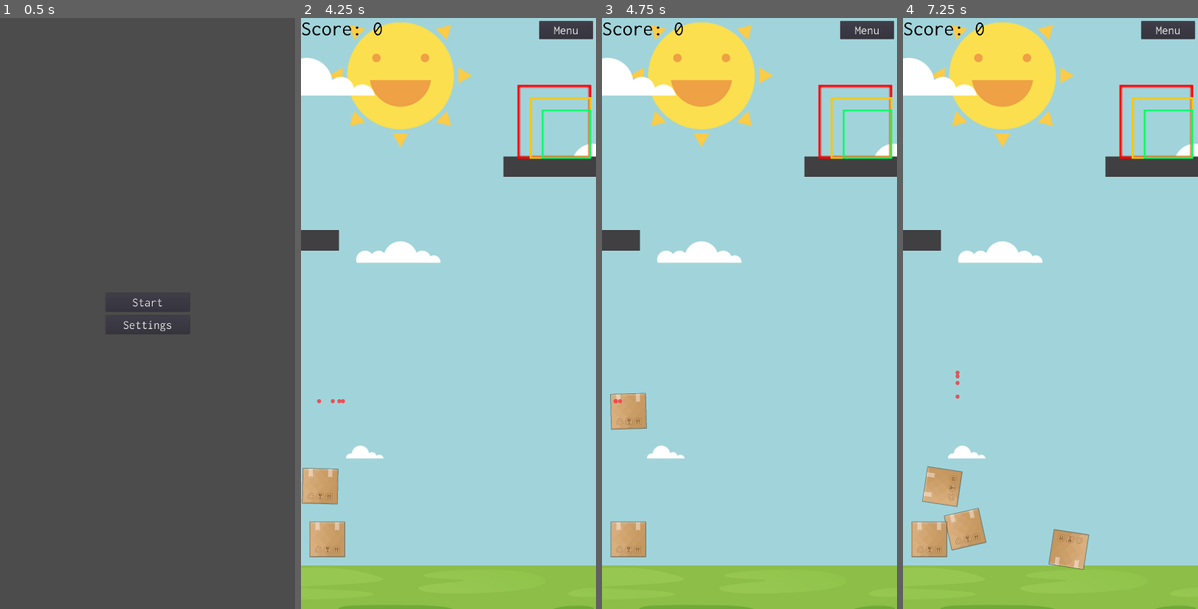
Above: before the commit, frames 1-4 (left to right).
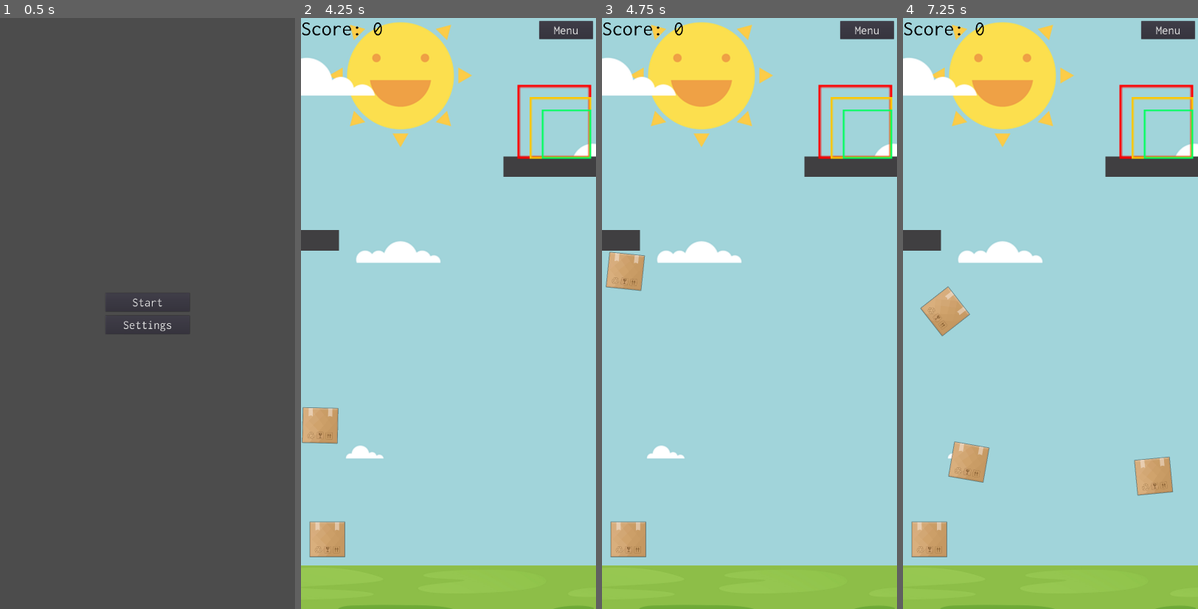
Above: after the commit, the same moments.

Repository: yakoup46/mygame
Game: Godot game, scene res://UI.tscn
The game is run twice, just before and just after one commit, with the same random seed, the same clock (stepped at 60 frames per second) and the same inputs.
Inputs (mouse positions are in pixels of both pictures, inside the frame that each line leads up to):
- Up to frame 1 (0.5 s): no input
- Up to frame 2 (4.25 s): click "Start" at 0.5 s; click "Menu" at 1.25 s; click "Reset" at 2 s; tap Enter at 2.75 s; move the mouse to (513, 283) at 2.77 s; click (513, 283) at 2.92 s; drag from (389, 343) to (327, 538) at 3.52 s
- Up to frame 3 (4.75 s): move the mouse to (779, 183) at 4.27 s; click (779, 183) at 4.42 s
- Up to frame 4 (7.25 s): drag from (1035, 431) to (1156, 124) at 5.02 s; move the mouse to (1139, 402) at 5.77 s; click (1139, 402) at 5.92 s; drag from (962, 224) to (1162, 130) at 6.52 s

Frame 1 is identical in both runs. In frame 2, 1.5% of the frame differs, in the area x 0-15%, y 64-83%; in frame 3, 1.5%; in frame 4, 4.5%, in the area x 5-92%, y 45-94%.

Commit message:
more stuff

Diff:
--- a/Box/RigidBody2D.gd
+++ b/Box/RigidBody2D.gd
@@ -27,7 +27,7 @@
 			#var extra = 2000 + ((1 - (window.x/float(1440))) * 2000)
 			#print(extra)
 
-				apply_central_impulse(Vector2(dir.x, -sqrt(abs(dir.y*(2000)))))
+				apply_central_impulse(Vector2(dir.x, -sqrt(abs(dir.y*(8000)))))
 				angular_velocity = dir.normalized().x
 
 func _physics_process(delta):
--- a/Game.gd
+++ b/Game.gd
@@ -39,8 +39,12 @@
 		if inYellow:
 			score = 2
 
+		print(inGreen)
+
 		if inGreen:
 			score = 3
+			$LandingZone.get_node("Green").visible = false
+			$Playground.visible = true
 
 		$Score.text = str("Score: ", score)
 
--- a/Game.tscn
+++ b/Game.tscn
@@ -74,5 +74,6 @@
 text = "Score: 3"
 
 [node name="Playground" parent="." instance=ExtResource( 9 )]
-position = Vector2( 33.127, 833.696 )
+visible = false
+position = Vector2( 1176.9, 445.453 )
 z_index = 1
--- a/Playground.gd
+++ b/Playground.gd
@@ -8,16 +8,13 @@
 var startTime
 var change
 
-var spriteDone = false
-var sprite2Done = false
-
 var spritesDone = 0
 
 var positions = [
-	Vector2(200, 0),
-	Vector2(0, 200),
-	Vector2(-200, 0),
-	Vector2(0, -200)
+	Vector2(225, 0),
+	Vector2(0, 225),
+	Vector2(-225, 0),
+	Vector2(0, -225)
 ]
 
 var atPos = 0
@@ -28,10 +25,13 @@
 
 func _ready():
 	for d in number_of_dots:
-		var node = TweenNode.new(texture, position)
+		var node = TweenNode.new(texture, global_position - position)
+
+		print(global_position)
 
 		dots.append(node)
 		add_child(node.sprite)
+		print(node.sprite.global_position)
 
 	set_state()
 
@@ -39,7 +39,7 @@
 	for i in range(0, dots.size()):
 		var dot = dots[i]
 
-		tween(dot, 250 * (i + 1), funcref(self, "easeOut"), funcref(self, "progress"), funcref(self, "complete"))
+		tween(dot, 1 + (i * 50), funcref(self, "easeOut"), funcref(self, "progress"), funcref(self, "complete"))
 
 
 func easeOut(t, b, c, d):
--- a/Playground.tscn
+++ b/Playground.tscn
@@ -1,9 +1,9 @@
 [gd_scene load_steps=3 format=2]
 
 [ext_resource path="res://Playground.gd" type="Script" id=1]
-[ext_resource path="res://red_circle.png" type="Texture" id=2]
+[ext_resource path="res://green.png" type="Texture" id=2]
 
 [node name="Playground" type="Node2D"]
 script = ExtResource( 1 )
 texture = ExtResource( 2 )
-number_of_dots = 4
+number_of_dots = 8
Binary file added: green.png
Not shown, added: green.png.import
Binary file added: green_circle.png
Not shown, added: green_circle.png.import
Binary file changed: red_circle.png
